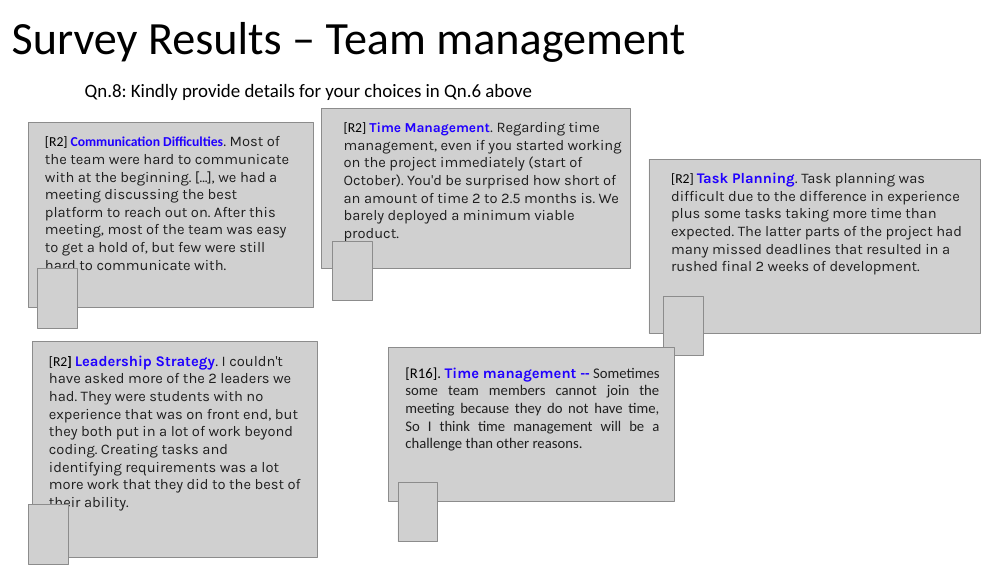
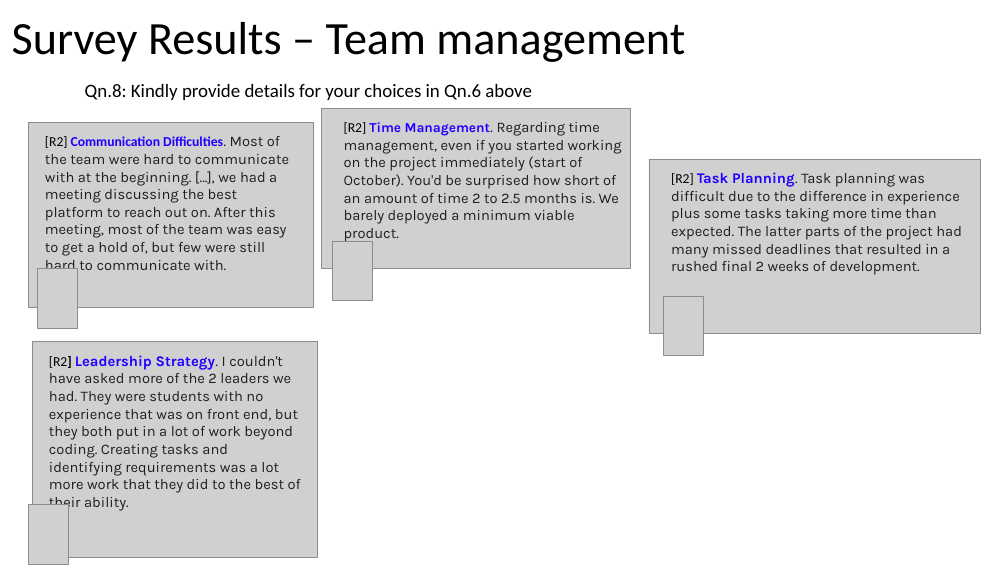
Before and after one commit to johnxu21/johnxu21.github.io, a slide deck: slide 20 of teaching/CS472/Timetable/Survey_Presentation.pptx. Drawn at 1008x567 pixels with LibreOffice and Linux fonts; fonts in the diff are those of the drawing; grey boxes stand for pictures. Boxes give left, top, right and bottom in pixels: in the first picture for what was removed or moved away, otherwise in the second. Text is boxed around its words. In the diff, an @@ line names an element or a change of style, - is before the commit and + after.

```diff
--- a/teaching/CS472/Timetable/Survey_Presentation.pptx
+++ b/teaching/CS472/Timetable/Survey_Presentation.pptx
@@ picture removed at [389, 348, 674, 502] @@
@@ text removed at [405, 367, 660, 451] @@
-[R16]. Time management -- Sometimes some team members cannot join the meeting because they do not have time, So I think time management will be a challenge than other reasons.
@@ picture removed at [398, 482, 438, 542] @@
```
Also in this commit, not shown: 1 other slide changed.
